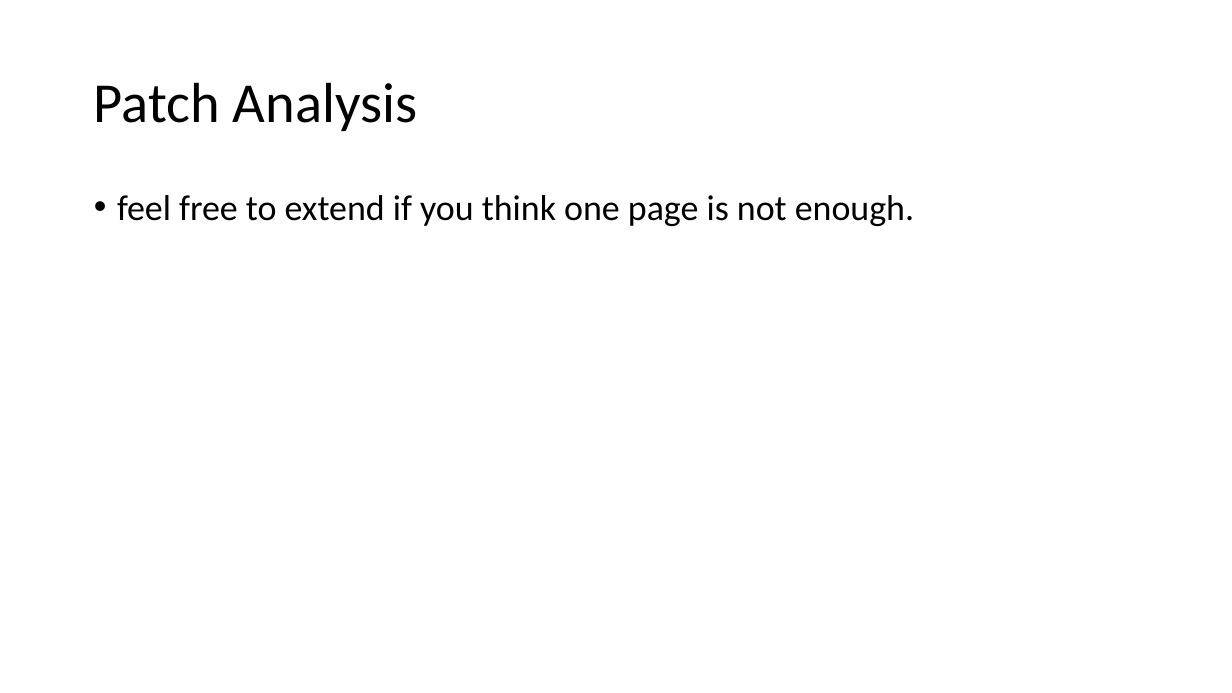
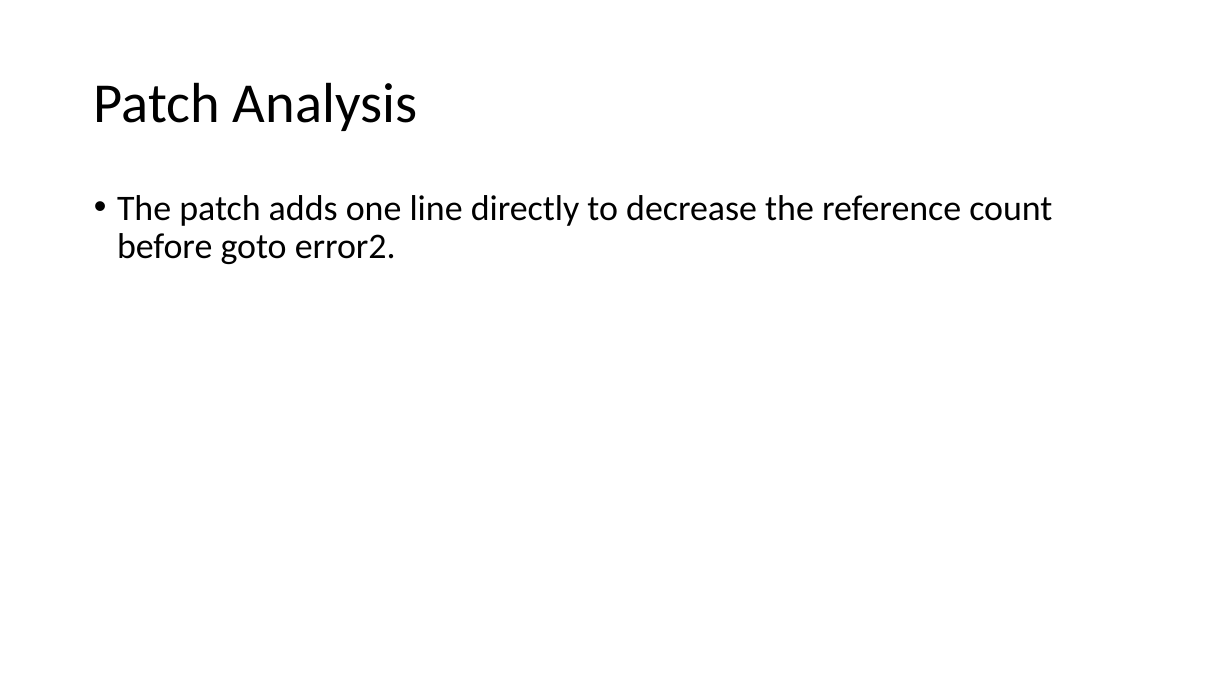
Before and after one commit to mudongliang/Kernel_Vulnerabilities, a slide deck: slide 7 of UAF/2016/CVE-2016-0728.pptx (slide 5 before the commit). Drawn at 1232x693 pixels with LibreOffice and Linux fonts; fonts in the diff are those of the drawing. Boxes give left, top, right and bottom in pixels: in the first picture for what was removed or moved away, otherwise in the second. Text is boxed around its words. In the diff, an @@ line names an element or a change of style, - is before the commit and + after.

Commit message:
add analysis of CVE-2016-0728

```diff
--- a/UAF/2016/CVE-2016-0728.pptx
+++ b/UAF/2016/CVE-2016-0728.pptx
@@ text at (x1=117, y1=195, x2=1052, y2=264): text changed @@
-• feel free to extend if you think one page is not enough.
+• The patch adds one line directly to decrease the reference count before goto error2.
```
Also in this commit, not shown: 2 other slides changed, 6 slides added, 2 slides removed, 1 other file.
